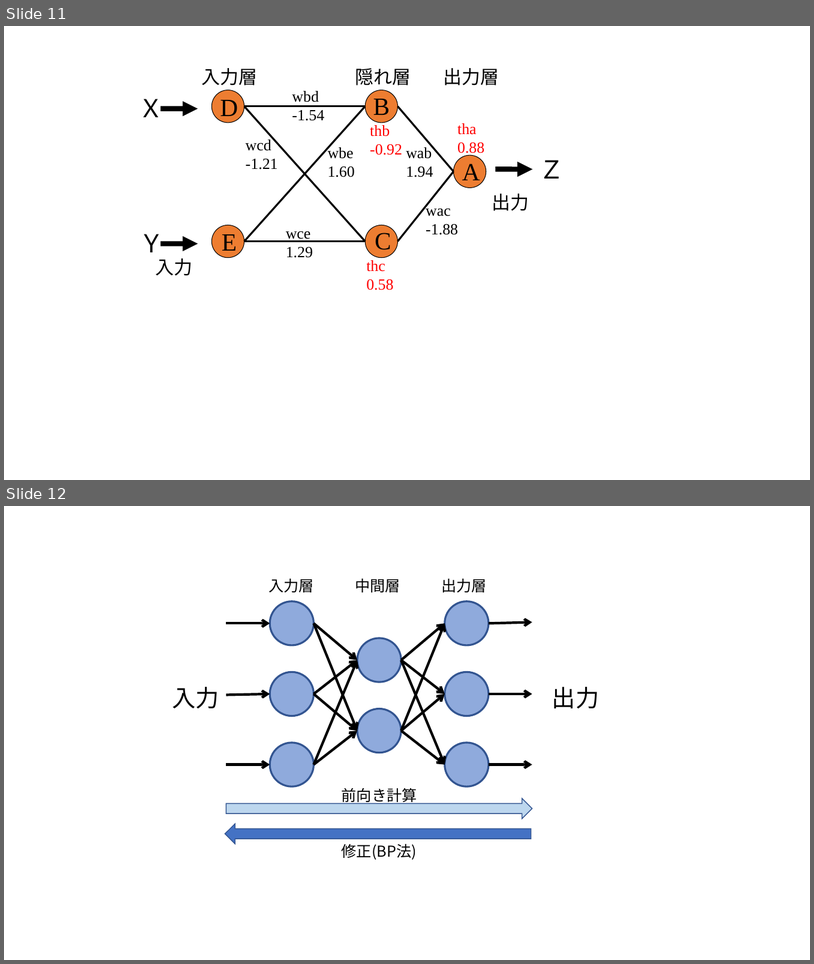
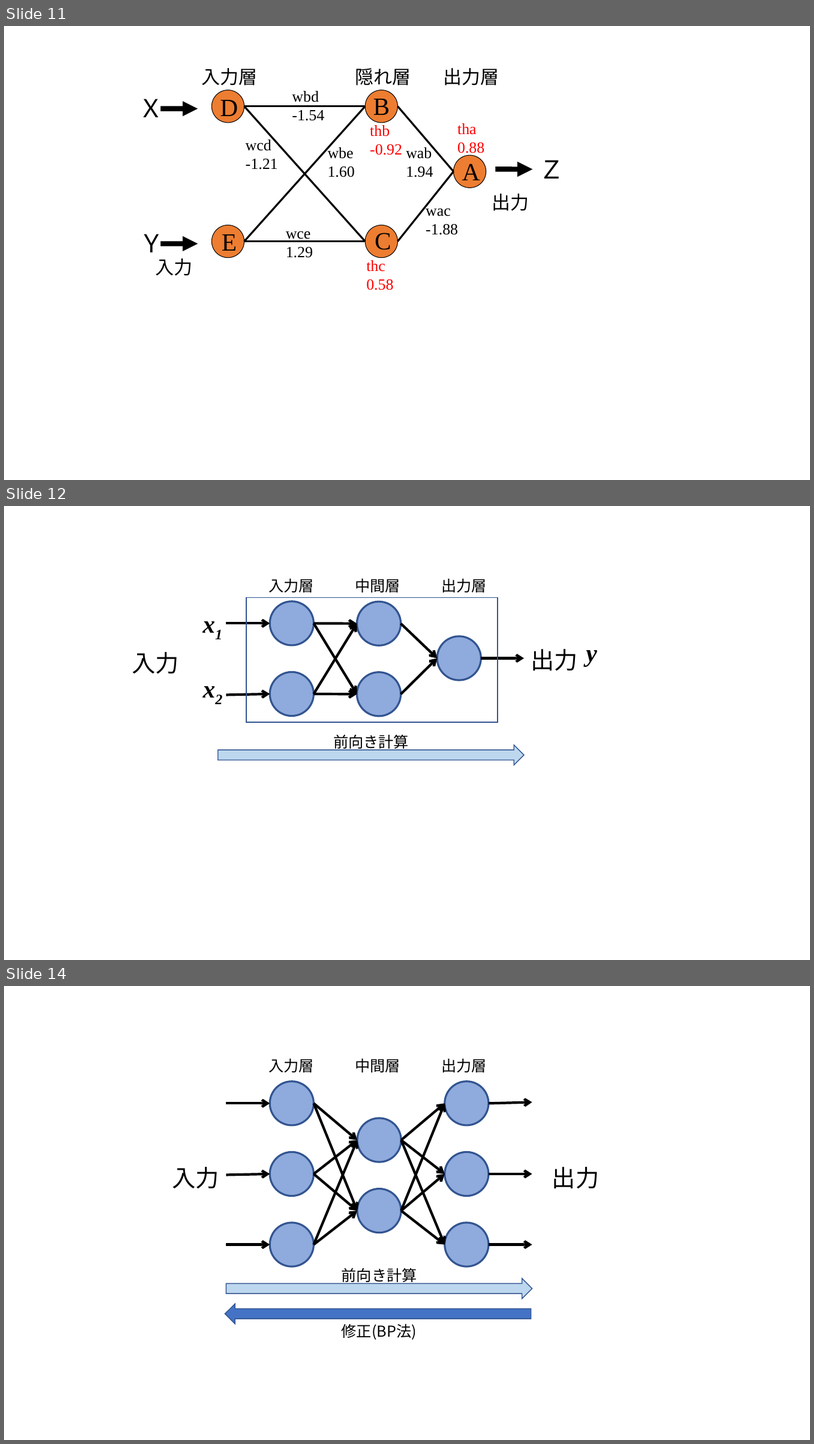
Before and after one commit to crotsu/Bousai_AI, a slide deck: chap3_NeuralNetwork/img/img.pptx. Shown one above the other, each under a label of ours: slides 11 and 12 before the commit, slides 11, 12 and 14 after it; the slides between them are not shown. The pictures are 814x964 and 814x1444 pixels, drawn with LibreOffice and Linux fonts; fonts in the diff are those of the drawing. Boxes give left, top, right and bottom in pixels: in the first picture for what was removed or moved away, otherwise in the second. Text is boxed around its words. In the diff, an @@ line names an element or a change of style, - is before the commit and + after.

```diff
--- a/chap3_NeuralNetwork/img/img.pptx
+++ b/chap3_NeuralNetwork/img/img.pptx
@@ slide 12 added at <box>4,506,810,960</box>, background #FFFFFF @@
@@ text added at <box>269,579,314,592</box>, 18 pt, text #000000 @@
+入力層
@@ text added at <box>355,578,401,592</box>, 18 pt, text #000000 @@
+中間層
@@ text added at <box>441,579,487,592</box>, 18 pt, text #000000 @@
+出力層
@@ text added at <box>197,605,230,642</box>, 29.5 pt, text #000000, bold, italic @@
+x1
@@ rectangle added at <box>246,598,498,723</box>, outline #325491 1 pt @@
@@ ellipse added at <box>270,601,314,646</box>, fill #8FAADC, outline #325491 2.25 pt @@
@@ ellipse added at <box>357,601,401,646</box>, fill #8FAADC, outline #325491 2.25 pt @@
@@ arrow added from (226, 624) to (270, 624), #000000 3 pt @@
@@ arrow added from (314, 624) to (357, 624), #000000 3 pt @@
@@ arrow added from (314, 694) to (357, 624), #000000 3 pt @@
@@ arrow added from (314, 624) to (357, 694), #000000 3 pt @@
@@ arrow added from (401, 624) to (438, 658), #000000 3 pt @@
@@ ellipse added at <box>438,636,482,680</box>, fill #8FAADC, outline #325491 2.25 pt @@
@@ text added at <box>531,649,578,670</box>, 28 pt, text #000000 @@
+出力
@@ text added at <box>132,652,179,673</box>, 28 pt, text #000000 @@
+入力
@@ arrow added from (401, 694) to (438, 658), #000000 3 pt @@
@@ arrow added from (482, 658) to (524, 658), #000000 3 pt @@
@@ text added at <box>587,650,597,667</box>, 29.5 pt, text #000000, bold, italic @@
+y
@@ text added at <box>197,670,230,706</box>, 29.5 pt, text #000000, bold, italic @@
+x2
@@ ellipse added at <box>270,672,314,716</box>, fill #8FAADC, outline #325491 2.25 pt @@
@@ ellipse added at <box>357,672,401,717</box>, fill #8FAADC, outline #325491 2.25 pt @@
@@ arrow added from (226, 695) to (270, 694), #000000 3 pt @@
@@ arrow added from (314, 694) to (357, 694), #000000 3 pt @@
@@ text added at <box>333,735,409,751</box>, 18 pt, text #000000 @@
+前向き計算
@@ right arrow added at <box>218,745,524,765</box>, fill #BDD7EE, outline #325491 1 pt @@
@@ what was slide 12 is now slide 14 @@
```
Also in this commit, not shown: 1 other slide added, 5 other files.
